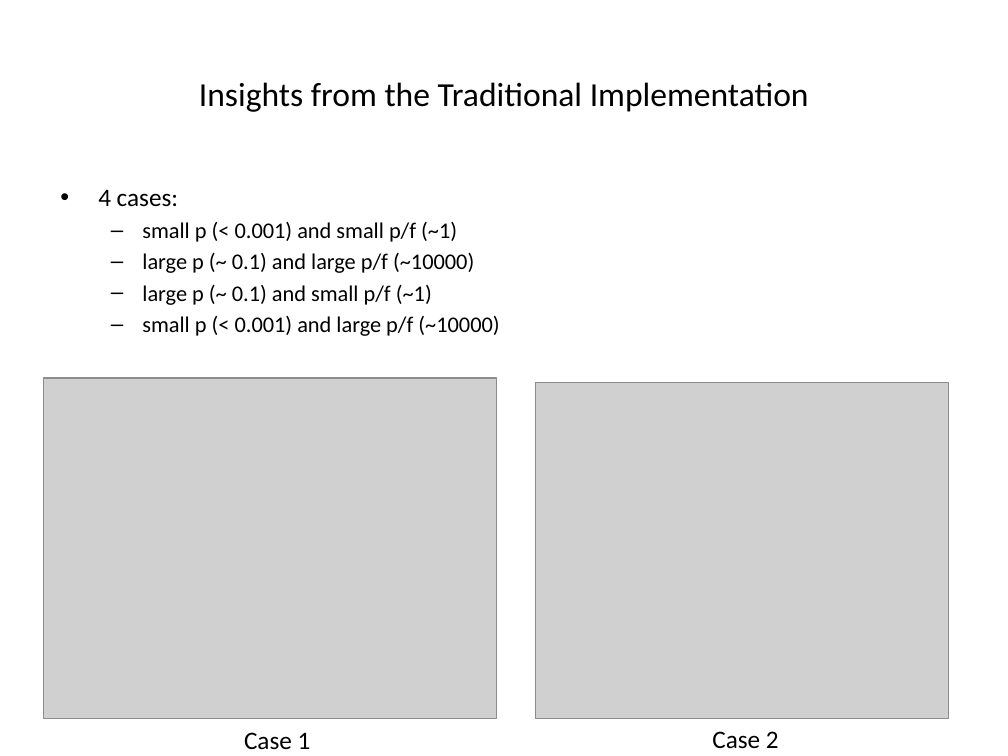
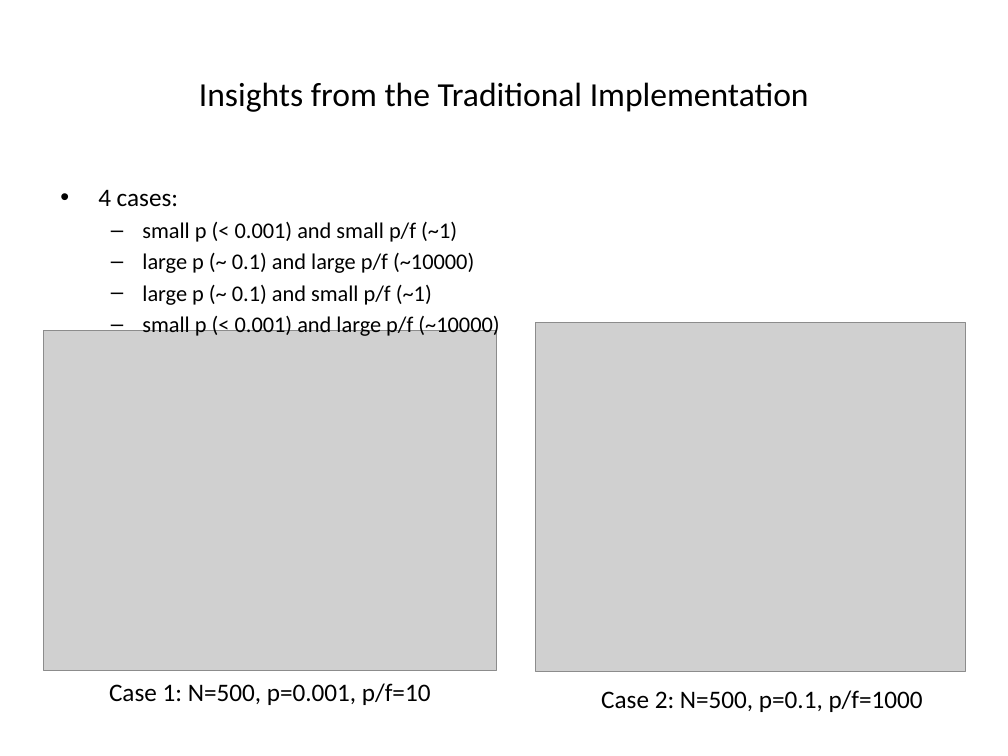
Before and after one commit to wildmic/Forest-Fire-SOC, a slide deck: slide 14 of presentation/SOC.pptx. Drawn at 1008x756 pixels with LibreOffice and Linux fonts; fonts in the diff are those of the drawing; grey boxes stand for pictures. Boxes give left, top, right and bottom in pixels: in the first picture for what was removed or moved away, otherwise in the second. Text is boxed around its words. In the diff, an @@ line names an element or a change of style, - is before the commit and + after.

```diff
--- a/presentation/SOC.pptx
+++ b/presentation/SOC.pptx
@@ picture: place and size @@
-picture at [535, 383, 949, 719]
+picture at [535, 323, 965, 671]
@@ picture: place and size @@
-picture at [43, 378, 496, 719]
+picture at [43, 331, 496, 671]
@@ text at [109, 683, 431, 705]: text changed @@
-Case 1
+Case 1: N=500, p=0.001, p/f=10
@@ text at [601, 690, 923, 712]: text changed @@
-Case 2
+Case 2: N=500, p=0.1, p/f=1000
```
Also in this commit, not shown: 6 other slides changed, 12 slides added, 3 slides removed, 6 other files.
